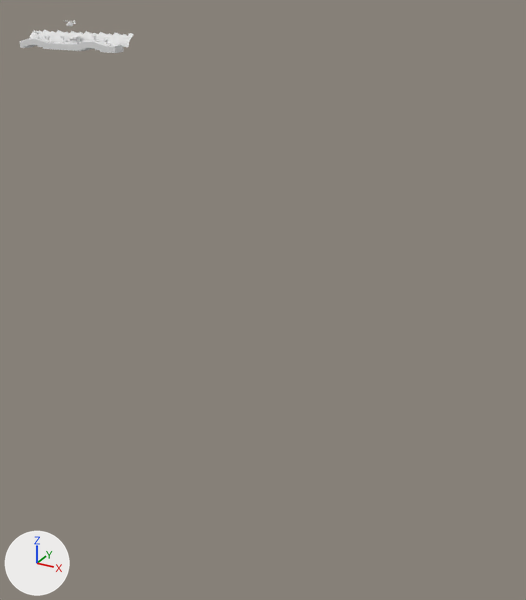
The Blender file data/ScnGame.blend as it was, and as the next commit left it.
Rendered twice from a 50 mm lens placed at (345.0, -374.0, 37.0), pointed at (46.0, 170.0, -235.0). The lights are fixed; the arrows at lower left show +X, +Y and +Z.
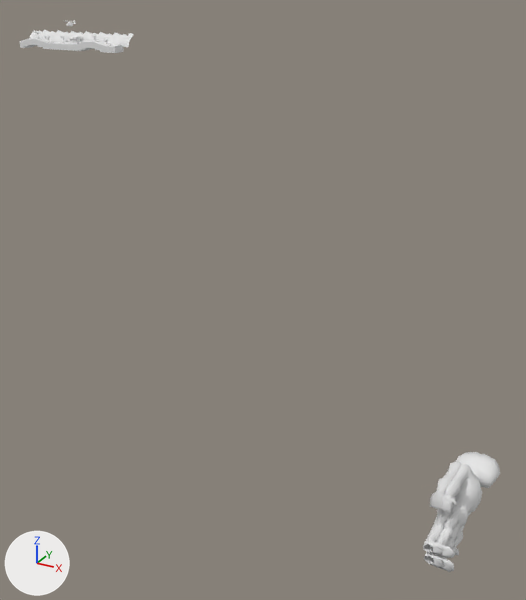
Boxes [x1, y1, x2, y2] around the edits, measured in the pictures (526 x 600 px):
'Soldier.001', added: after [81, 38, 500, 572]
'Soldier', added: after [423, 452, 483, 569]

Edits to the bpy script that builds the scene:
```text
Add mat_soldier2:
    mat_soldier2 = bpy.data.materials.new('Soldier2')
    # nodes: BsdfDiffuse, BsdfPrincipled, OutputMaterial
Add mat_ak47wood:
    mat_ak47wood = bpy.data.materials.new('AK47Wood')
    # nodes: BsdfDiffuse, BsdfPrincipled, OutputMaterial
    # colours: orange #cd834a
Add mat_ak47medium:
    mat_ak47medium = bpy.data.materials.new('AK47Medium')
    # nodes: BsdfDiffuse, BsdfPrincipled, OutputMaterial
    # colours: grey #818181
Add me_soldiercollision:
    me_soldiercollision.from_pydata([(-0.4, -0.4, -0.88), (-0.4, -0.4, 0.88), (-0.4, 0.4, -0.88), (-0.4, 0.4, 0.88), (0.4, -0.4, -0.88), (0.4, -0.4, 0.88), (0.4, 0.4, -0.88), (0.4, 0.4, 0.88), (0.0, -0.4, -0.48), (0.0, 0.0, -0.48), (0.0, -0.4, -0.88), (0.0, 0.0, -0.88)], [], [(0, 1, 3, 2), (2, 3, 7, 6), (6, 7, 5, 4), (4, 5, 1, 0), (2, 6, 4, 0), (7, 3, 1, 5), (9, 11, 10, 8)])
Add col_soldier:
    col_soldier = bpy.data.collections.new('Soldier')
    col_soldier.objects.link(ob_soldiercollision)
    col_soldier.objects.link(ob_soldiertarget)
    col_soldier.objects.link(ob_soldier_002)
    col_soldier.objects.link(ob_soldiergun)
    col_soldier.objects.link(ob_ak47)
    col_soldier.objects.link(ob_soldier2)
Add ob_soldier:
    ob_soldier = bpy.data.objects.new('Soldier', None)
    ob_soldier.location = (-7.0, 0.0, 0.0)
    ob_soldier.instance_type = 'COLLECTION'
    ob_soldier.instance_collection = col_soldier
Add ob_soldiergun:
    ob_soldiergun = bpy.data.objects.new('SoldierGun', me_m4)  # 762 vertices, 766 faces; spans x -0.046..0.043, y -0.778..0.415, z -0.158..0.217; in mat_m4light (light grey #d3d2d2), mat_m4medium (grey #929292), mat_m4dark (black #000000)
    ob_soldiergun.location = (-0.293, -0.12, 0.852)
    ob_soldiergun.rotation_euler = (0.00125, 0.0, 0.152)  # degrees (0.1, 0, 8.7)
Add ob_soldier_002:
    ob_soldier_002 = bpy.data.objects.new('Soldier.002', me_soldier1)  # 357 vertices, 370 faces; spans x 18.23..21.16, y -6.62..-4.9, z 7.73..14.73; in mat_soldier1 (white #e7e7e7)
    ob_soldier_002.location = (0.0, 0.0, 0.0)
    ob_soldier_002.rotation_euler = (0.0, 0.0, 1.42)  # degrees (0, 0, 81)
    ob_soldier_002.scale = (0.262, 0.262, 0.262)
Add ob_soldier2:
    ob_soldier2 = bpy.data.objects.new('Soldier2', me_soldier2)  # 357 vertices, 370 faces; spans x 18.23..21.16, y -6.62..-4.9, z 7.73..14.73; modifiers ARMATURE
    ob_soldier2.location = (-0.0000153, -0.000061, 0.0)
    ob_soldier2.rotation_euler = (-1.571, 1.42, 0.0)  # degrees (-90, 81, 0)
    ob_soldier2.scale = (26.2, 26.2, 26.2)
Add ob_soldiercollision:
    ob_soldiercollision = bpy.data.objects.new('SoldierCollision', me_soldiercollision)
    ob_soldiercollision.location = (0.0, 0.0, 0.88)
Add ob_ak47:
    ob_ak47 = bpy.data.objects.new('AK47', me_ak47)  # 617 vertices, 582 faces; spans x -0.035..0.043, y -0.697..0.297, z -0.154..0.164
    ob_ak47.location = (-0.269, -0.122, 0.886)
    ob_ak47.rotation_euler = (0.0, -0.16, 0.086)  # degrees (0, -9.2, 4.9)
Add ob_soldiertarget:
    ob_soldiertarget = bpy.data.objects.new('SoldierTarget', None)
    ob_soldiertarget.parent = ob_soldiercollision
    ob_soldiertarget.location = (2.0, 0.0, 0.0)
Add ob_soldier_001:
    ob_soldier_001 = bpy.data.objects.new('Soldier.001', None)
    ob_soldier_001.location = (2.0, 0.0, 0.0)
    ob_soldier_001.instance_type = 'COLLECTION'
    ob_soldier_001.instance_collection = col_soldier
```
